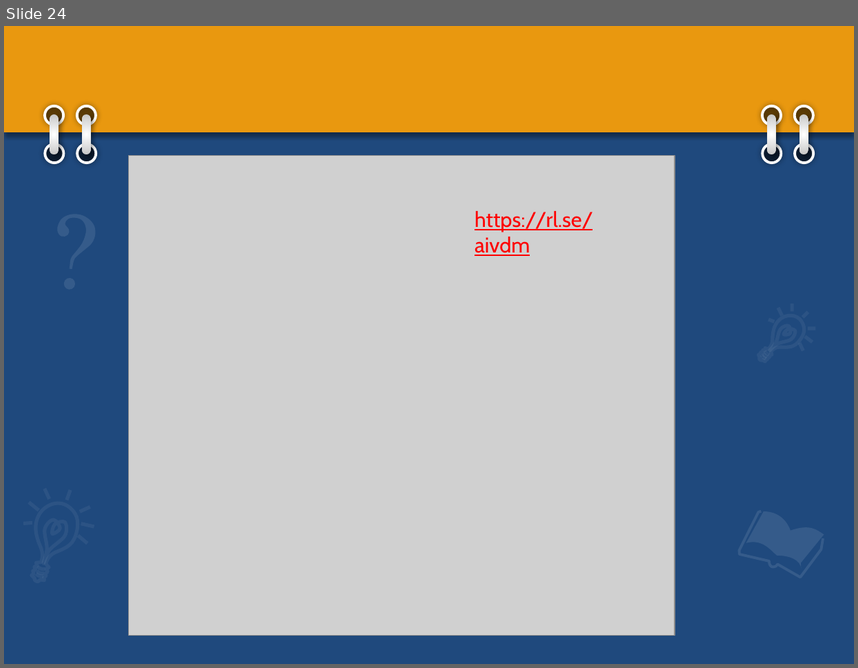
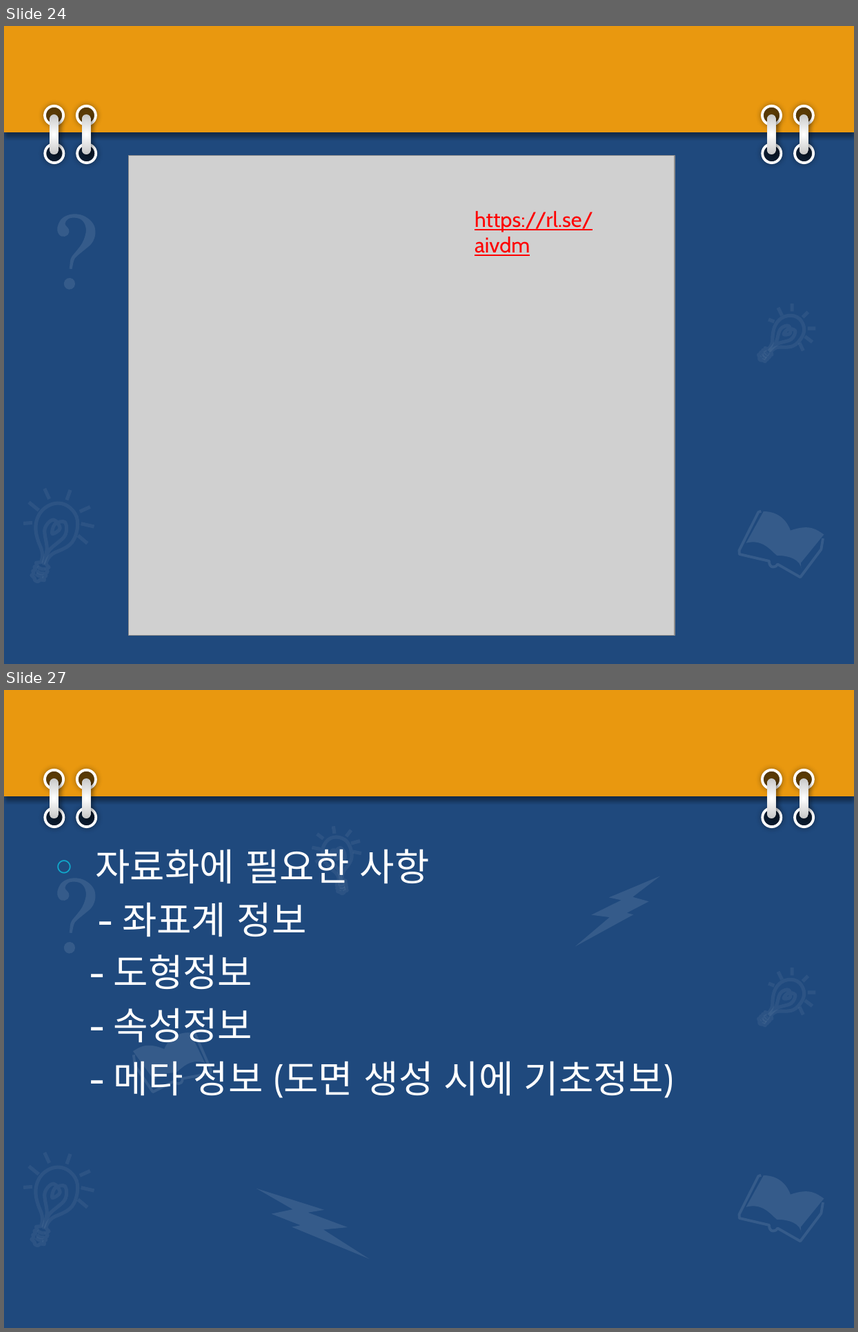
Before and after one commit to aliasgis/uostech, a slide deck: 측량정보공학특론.pptx. Shown one above the other, each under a label of ours: slide 24 before the commit, slides 24 and 27 after it; the slides between them are not shown. The pictures are 858x668 and 858x1332 pixels, drawn with LibreOffice and Linux fonts; fonts in the diff are those of the drawing; grey boxes stand for pictures. Boxes give left, top, right and bottom in pixels: in the first picture for what was removed or moved away, otherwise in the second. Text is boxed around its words. In the diff, an @@ line names an element or a change of style, - is before the commit and + after.

Commit message:
정보공학 2주

```diff
--- a/측량정보공학특론.pptx
+++ b/측량정보공학특론.pptx
@@ slide 27 added at (4, 690, 854, 1328), background #1F497D; not listed: 41 template elements that a slide beside it also shows @@
@@ text added at (95, 849, 673, 1098), 32 pt, text #FFFFFF @@
+○ 자료화에 필요한 사항
+- 좌표계 정보
+- 도형정보
+- 속성정보
+- 메타 정보 (도면 생성 시에 기초정보)
@@ group added at (312, 826, 361, 896): 7 lines, 5 freeform shapes @@
@@ freeform shape added at (575, 876, 660, 947), fill #FFFFFF at 10% opacity @@
@@ freeform shape added at (132, 1029, 205, 1085), fill #FFFFFF at 10% opacity @@
@@ freeform shape added at (132, 1031, 212, 1092), outline #FFFFFF 2.25 pt @@
@@ freeform shape added at (257, 1188, 370, 1259), fill #FFFFFF at 10% opacity @@
```
Also in this commit, not shown: 6 other slides added, 7 other files.
